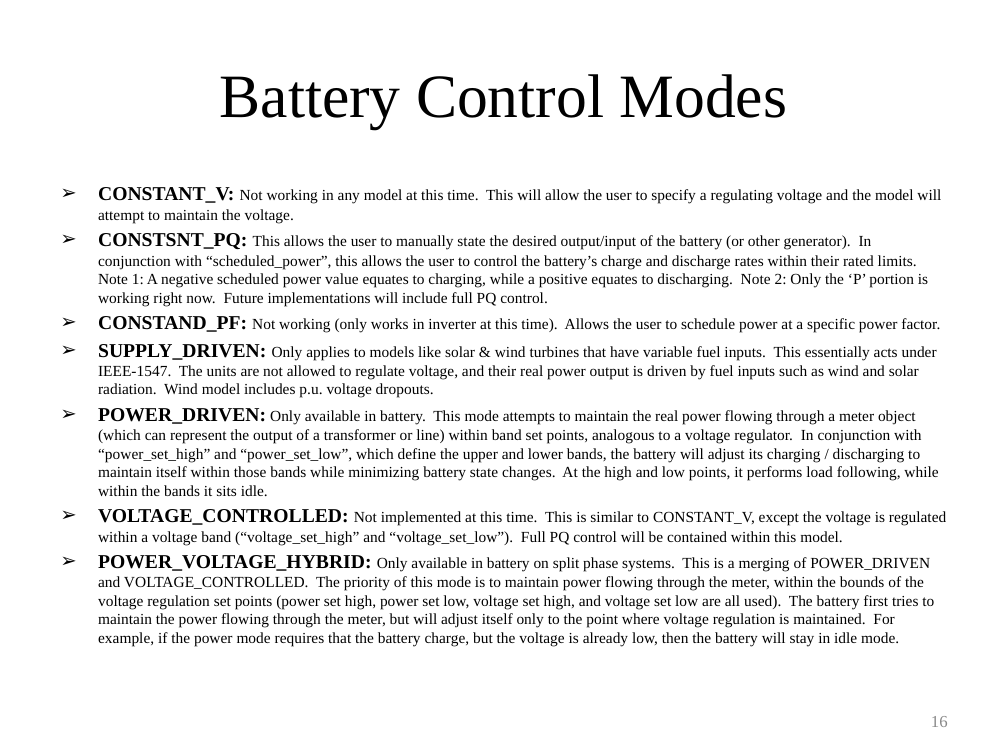
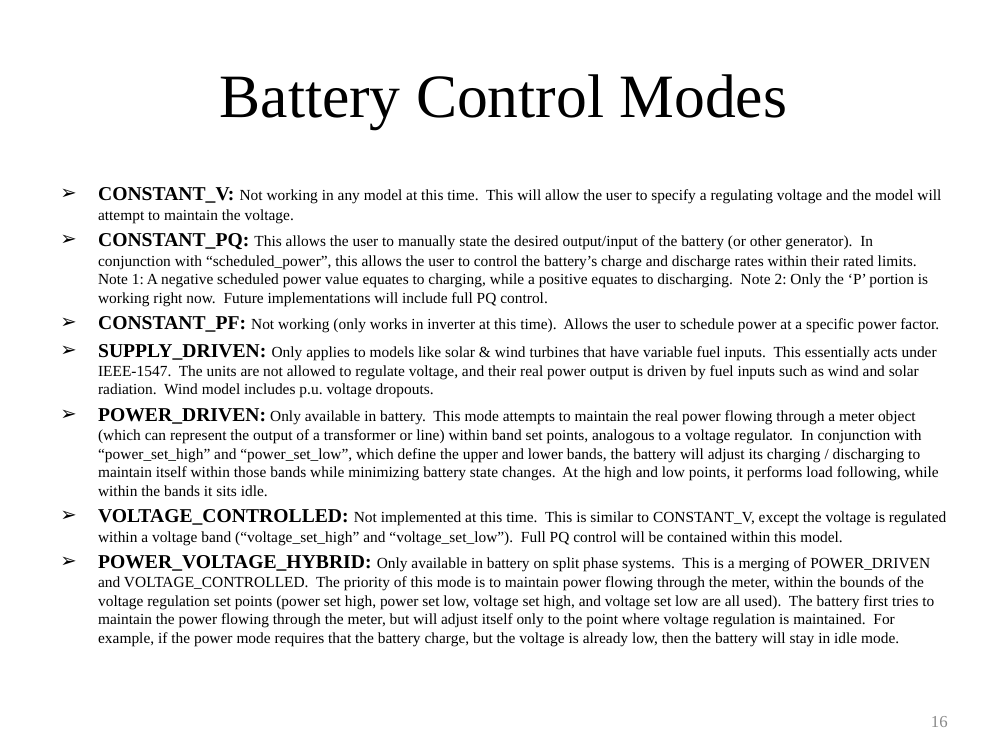
Before and after one commit to gridlab-d/course, a slide deck: slide 16 of Distribution_Analysis_Course/4.0 - Energy_Storage_and_PHEVs.ppt. Drawn at 1008x756 pixels with LibreOffice and Linux fonts; fonts in the diff are those of the drawing. Boxes give left, top, right and bottom in pixels: in the first picture for what was removed or moved away, otherwise in the second. Text is boxed around its words. In the diff, an @@ line names an element or a change of style, - is before the commit and + after.

Commit message:
Couple of typos.

```diff
--- a/Distribution_Analysis_Course/4.0 - Energy_Storage_and_PHEVs.ppt
+++ b/Distribution_Analysis_Course/4.0 - Energy_Storage_and_PHEVs.ppt
@@ text at box(98, 233, 939, 333): text changed @@
-➢ CONSTSNT_PQ: This allows the user to manually state the desired output/input of the battery (or other generator). In conjunction with “scheduled_power”, this allows the user to control the battery’s charge and discharge rates within their rated limits. Note 1: A negative scheduled power value equates to charging, while a positive equates to discharging. Note 2: Only the ‘P’ portion is working right now. Future implementations will include full PQ control.
-➢ CONSTAND_PF: Not working (only works in inverter at this time). Allows the user to schedule power at a specific power factor.
+➢ CONSTANT_PQ: This allows the user to manually state the desired output/input of the battery (or other generator). In conjunction with “scheduled_power”, this allows the user to control the battery’s charge and discharge rates within their rated limits. Note 1: A negative scheduled power value equates to charging, while a positive equates to discharging. Note 2: Only the ‘P’ portion is working right now. Future implementations will include full PQ control.
+➢ CONSTANT_PF: Not working (only works in inverter at this time). Allows the user to schedule power at a specific power factor.
```
Also in this commit, not shown: 2 other slides changed.
